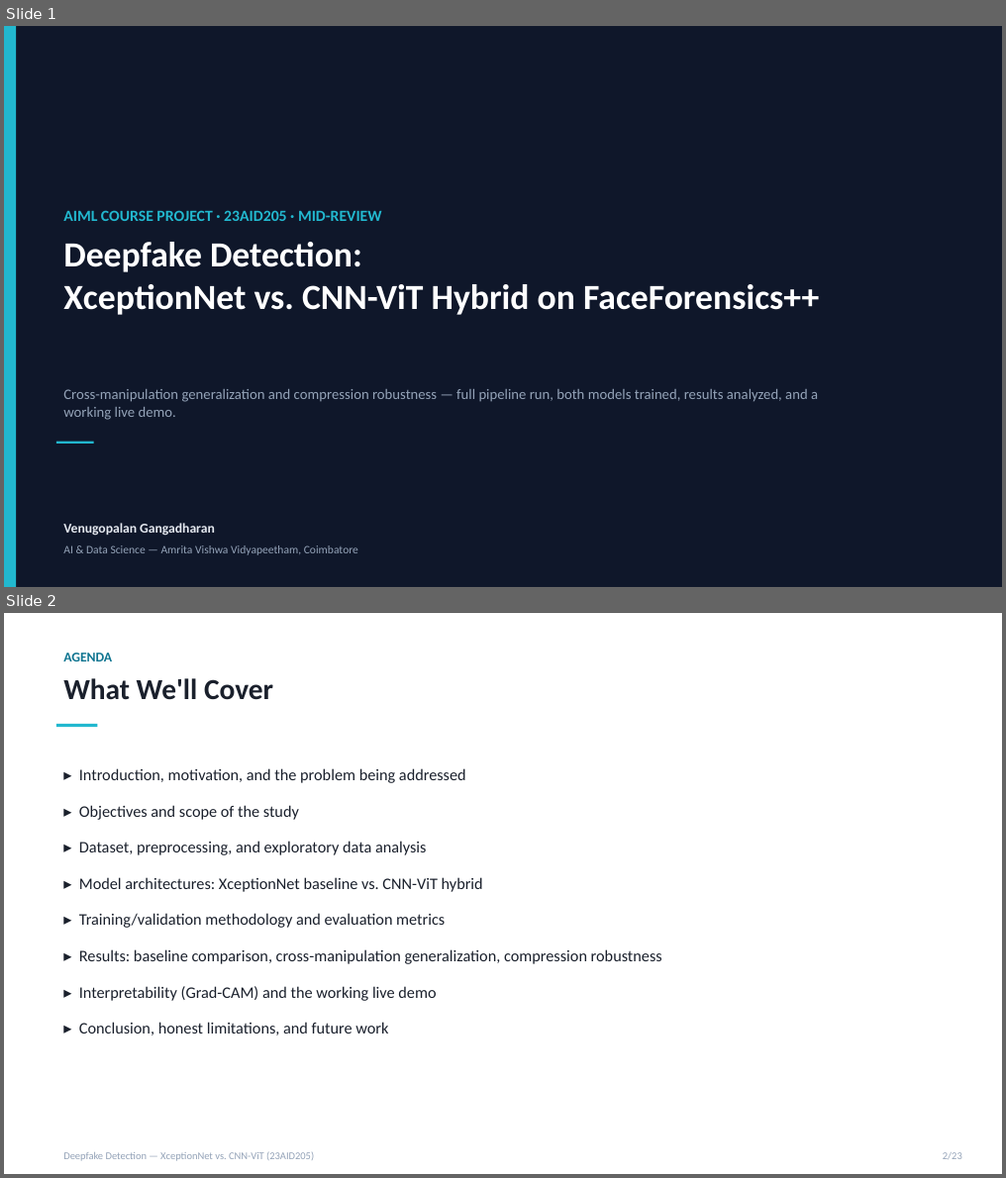
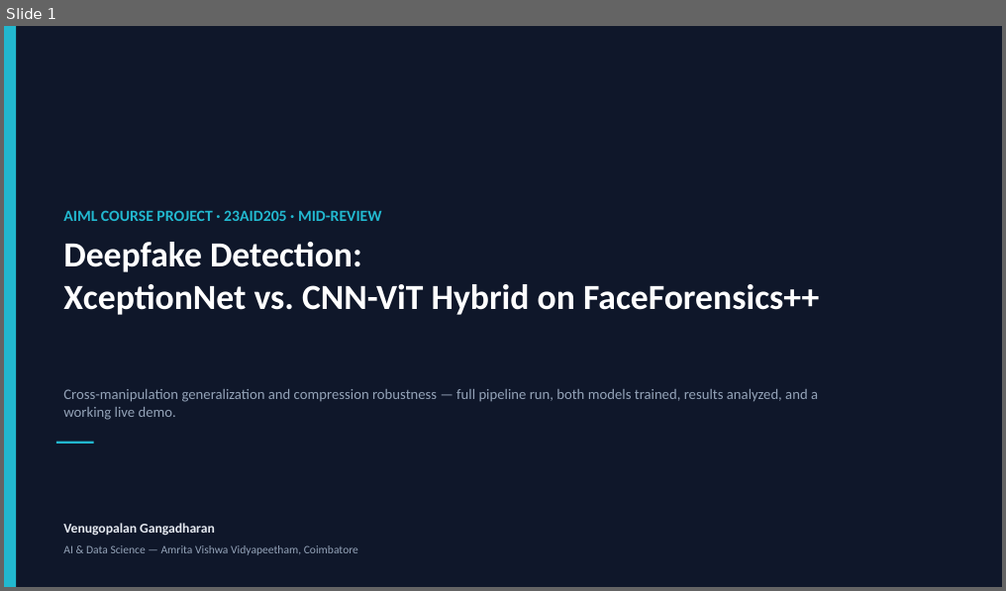
Before and after one commit to DUNE-ODYSSEY/deepfake-detection, a slide deck: docs/mid_review_update.pptx. Shown one above the other, each under a label of ours: slides 1 and 2 before the commit, slide 1 after it. The pictures are 1006x1178 and 1006x591 pixels, drawn with LibreOffice and Linux fonts; fonts in the diff are those of the drawing. Boxes give left, top, right and bottom in pixels: in the first picture for what was removed or moved away, otherwise in the second. Text is boxed around its words. In the diff, an @@ line names an element or a change of style, - is before the commit and + after.

```diff
--- a/docs/mid_review_update.pptx
+++ b/docs/mid_review_update.pptx
@@ slide 2 removed at <box>4,613,1002,1174</box>, background #FFFFFF @@
@@ text removed at <box>63,653,112,662</box> @@
-AGENDA
@@ text removed at <box>63,678,273,700</box> @@
-What We'll Cover
@@ rectangle removed at <box>56,724,98,727</box> @@
@@ text removed at <box>79,768,662,1036</box> @@
-▸ Introduction, motivation, and the problem being addressed
-▸ Objectives and scope of the study
-▸ Dataset, preprocessing, and exploratory data analysis
-▸ Model architectures: XceptionNet baseline vs. CNN-ViT hybrid
-▸ Training/validation methodology and evaluation metrics
-▸ Results: baseline comparison, cross-manipulation generalization, compression robustness
-▸ Interpretability (Grad-CAM) and the working live demo
-▸ Conclusion, honest limitations, and future work
@@ text removed at <box>63,1153,314,1161</box> @@
-Deepfake Detection — XceptionNet vs. CNN-ViT (23AID205)
@@ text removed at <box>943,1153,962,1159</box> @@
-2/23
```
Also in this commit, not shown: 9 slides changed, 1 slide added, 12 other slides removed, 1 other file.
